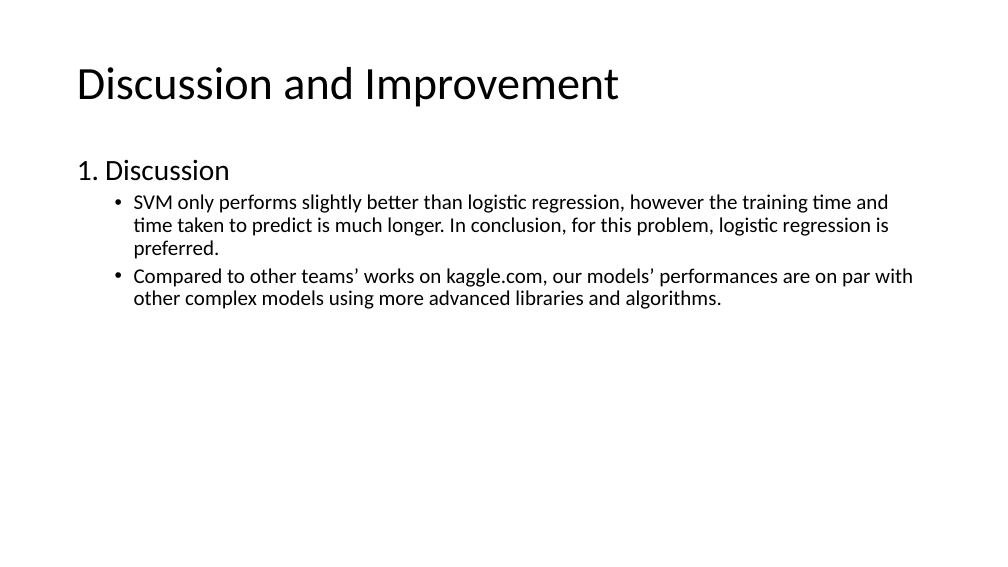
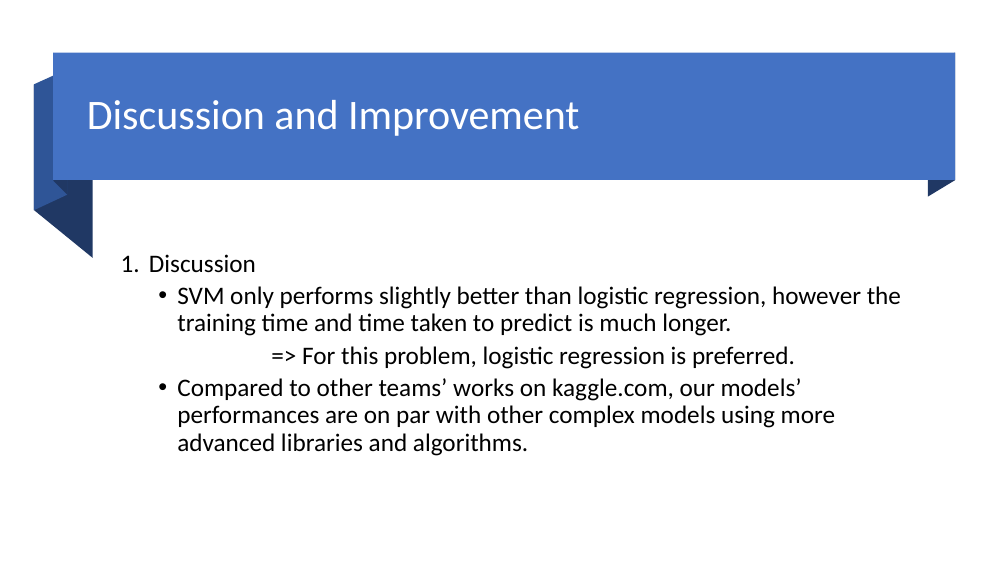
Before and after one commit to scinerd68/JobChangePrediction, a slide deck: slide 17 of Team3 ML Slides.pptx. Drawn at 1008x567 pixels with LibreOffice and Linux fonts; fonts in the diff are those of the drawing. Boxes give left, top, right and bottom in pixels: in the first picture for what was removed or moved away, otherwise in the second. Text is boxed around its words. In the diff, an @@ line names an element or a change of style, - is before the commit and + after.

```diff
--- a/Team3 ML Slides.pptx
+++ b/Team3 ML Slides.pptx
@@ rectangle added at (53,53,955,181), fill #4472C4 @@
@@ freeform shape added at (54,53,67,194), fill #203864 @@
@@ freeform shape added at (928,53,955,197), fill #203864 @@
@@ freeform shape added at (34,85,93,258), fill #203864 @@
@@ freeform shape added at (34,70,67,211), fill #2F5597 @@
@@ title "Discussion and Improvement": place and size @@
-title "Discussion and Improvement" at (77,67,619,107)
+title "Discussion and Improvement" at (87,100,579,136)
@@ title "Discussion and Improvement" at (87,100,579,136): size 44 to 40 pt, text colour #000000 to #FFFFFF @@
@@ text "Discussion": place and size @@
-text "Discussion" at (105,159,913,309)
+text "Discussion" at (149,254,901,456)
@@ text "Discussion" at (149,254,901,456): vertical alignment top to middle @@
@@ text at (149,254,835,456): size 28 to 24 pt in "Discussion"; size 20 to 24 pt in "Compared to other teams’ works on kaggle.com, ..." @@
@@ text at (177,286,901,369): text changed; size 20 to 24 pt @@
-  • SVM only performs slightly better than logistic regression, however the training time and time taken to predict is much longer. In conclusion, for this problem, logistic regression is preferred.
+  • SVM only performs slightly better than logistic regression, however the training time and time taken to predict is much longer.
+  => For this problem, logistic regression is preferred.
```
Also in this commit, not shown: 1 other slide changed.
